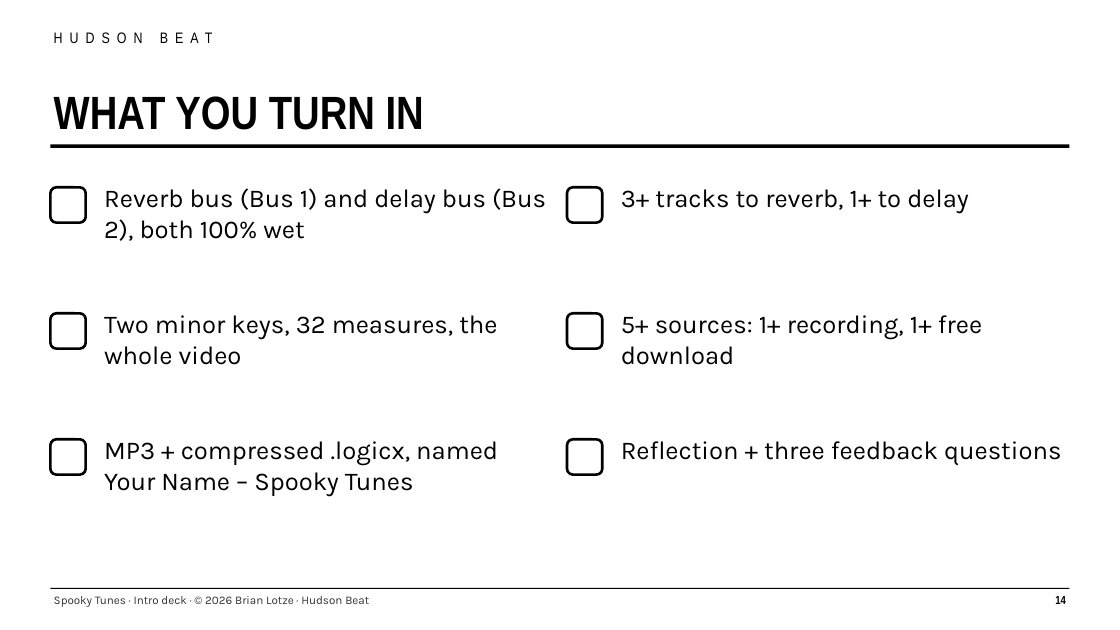
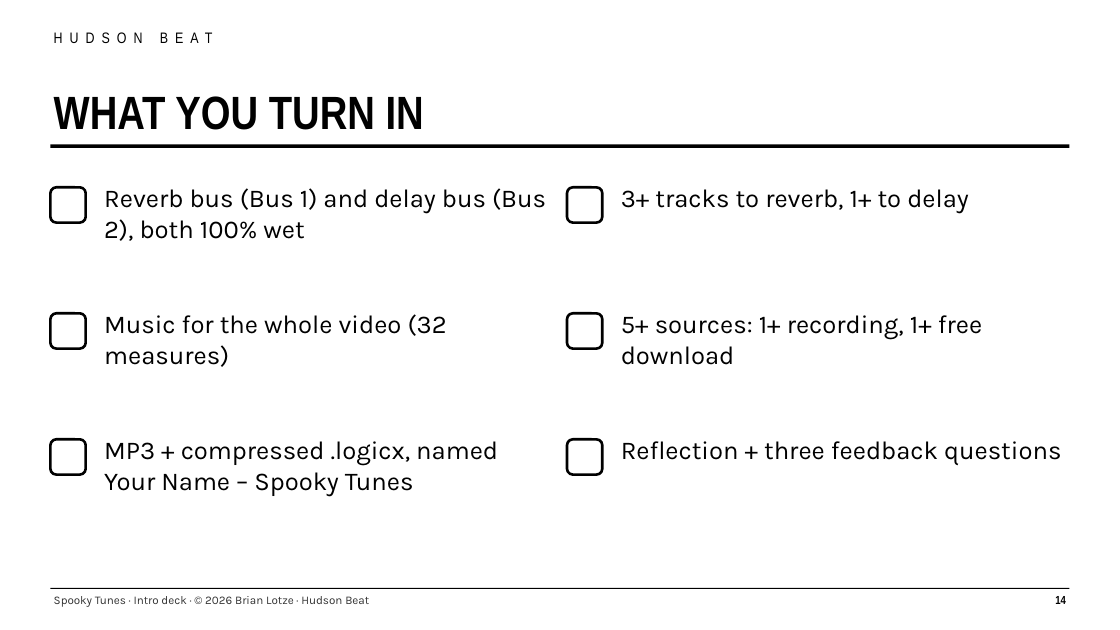
Before and after one commit to brianlotzemusic-glitch/WaltyCal, a slide deck: slide 14 of tpt/009-dmp1-spooky-tunes/spooky-tunes-intro-deck.pptx. Drawn at 1120x630 pixels with LibreOffice and Linux fonts; fonts in the diff are those of the drawing. Boxes give left, top, right and bottom in pixels: in the first picture for what was removed or moved away, otherwise in the second. Text is boxed around its words. In the diff, an @@ line names an element or a change of style, - is before the commit and + after.

```diff
--- a/tpt/009-dmp1-spooky-tunes/spooky-tunes-intro-deck.pptx
+++ b/tpt/009-dmp1-spooky-tunes/spooky-tunes-intro-deck.pptx
@@ text at box(104, 314, 447, 367): text changed @@
-Two minor keys, 32 measures, the whole video
+Music for the whole video (32 measures)
```
Also in this commit, not shown: 4 other slides changed, 31 other files.
